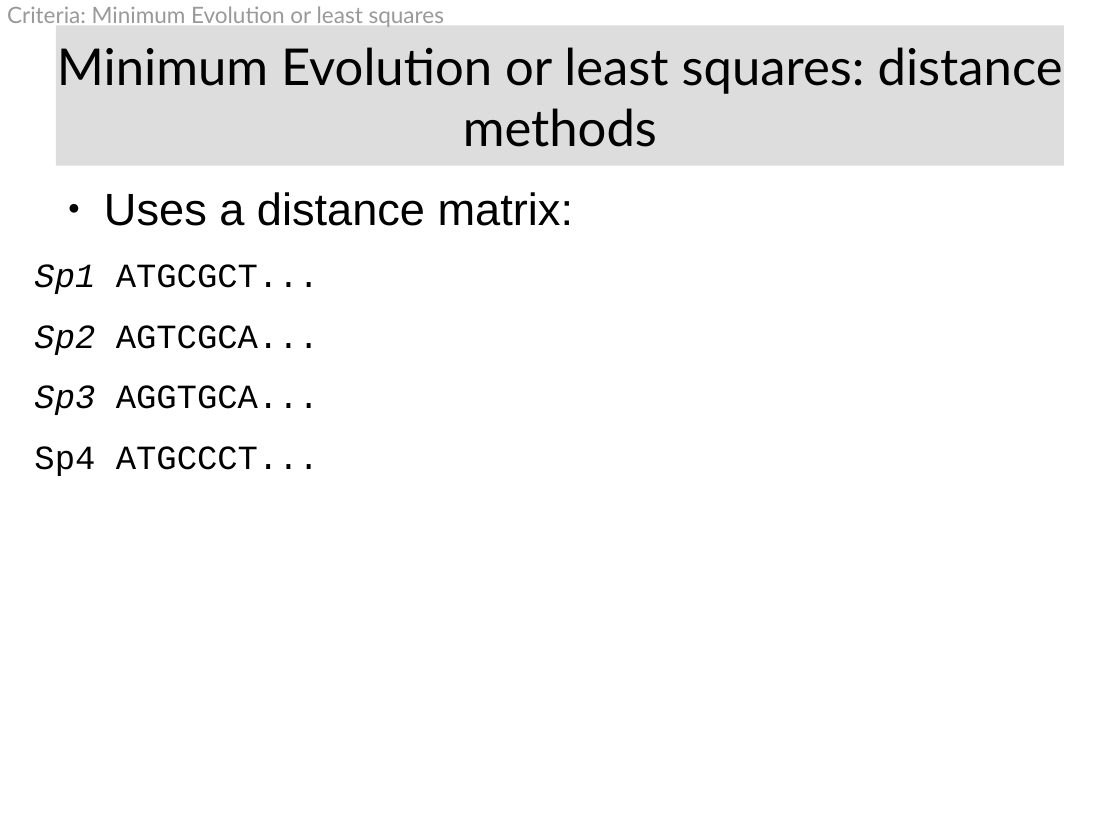
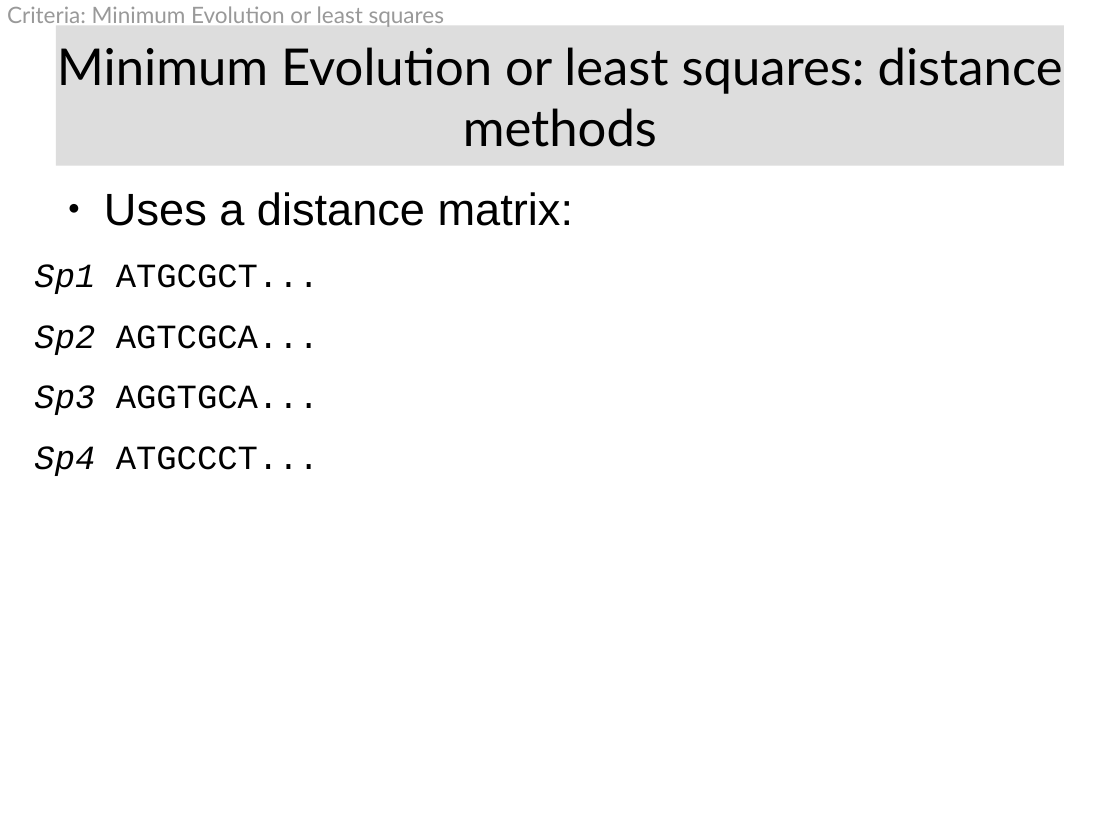
Before and after one commit to Boussau/boussau.github.io, a slide deck: slide 33 of COME_courses/Cambridge_2022/2_optimality_criteria/Presentation_Criteria_Phylogenetics.odp. Drawn at 1120x840 pixels with LibreOffice and Linux fonts; fonts in the diff are those of the drawing. Boxes give left, top, right and bottom in pixels: in the first picture for what was removed or moved away, otherwise in the second. Text is boxed around its words. In the diff, an @@ line names an element or a change of style, - is before the commit and + after.

```diff
--- a/COME_courses/Cambridge_2022/2_optimality_criteria/Presentation_Criteria_Phylogenetics.odp
+++ b/COME_courses/Cambridge_2022/2_optimality_criteria/Presentation_Criteria_Phylogenetics.odp
@@ text at box(34, 446, 319, 476): italic on in "Sp4" @@
```
Also in this commit, not shown: 30 other slides changed, 1 slide added, 1 other file.
